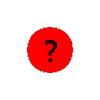
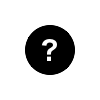
Before/after of a w=100, h=100 layered artwork. What changed in the layer stack:
added layer "Pasted Layer" above "Background" over 41, 39, 57, 61
painted on "Background" over 25, 25, 75, 75
